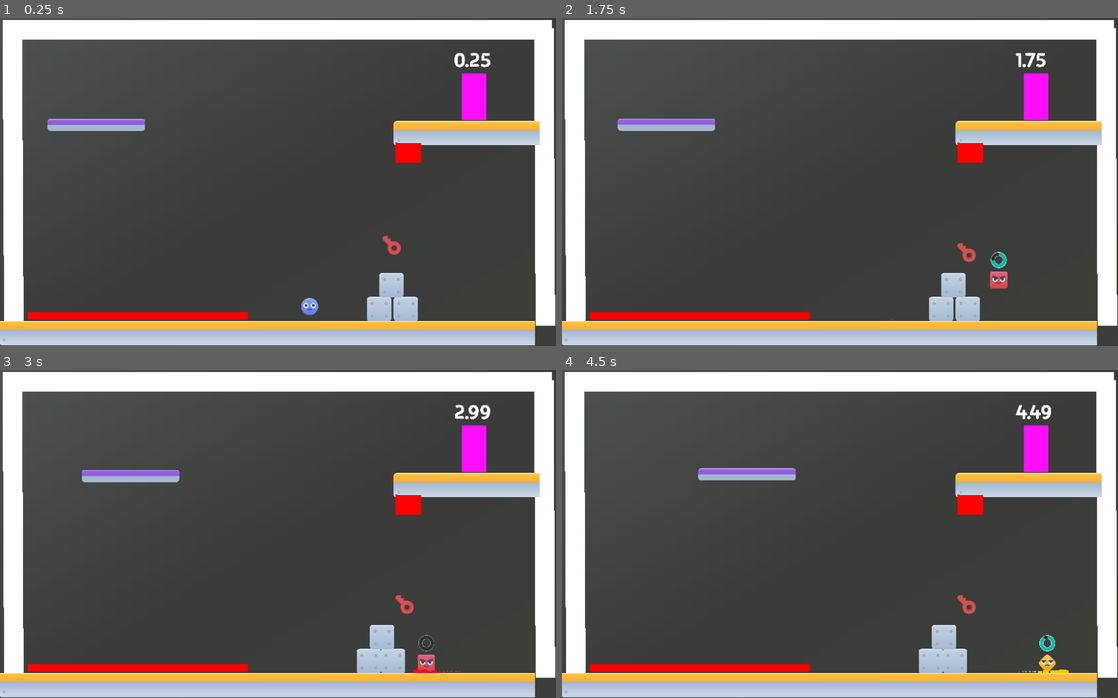
Above: before the commit, frames 1-4 (two rows, left to right).
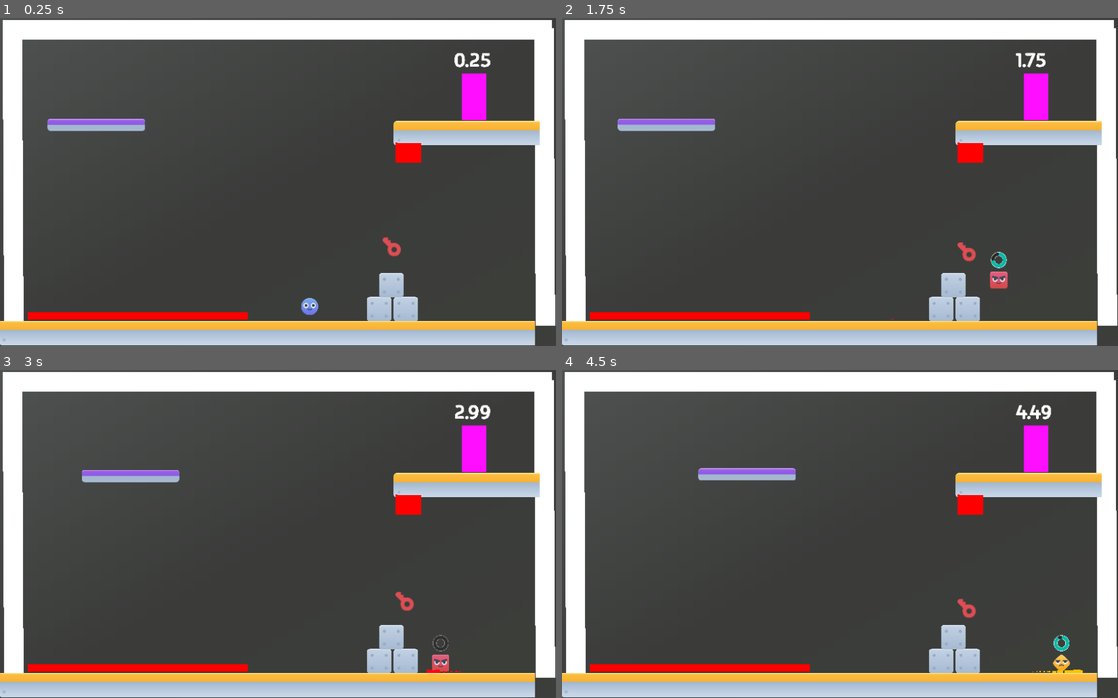
Above: after the commit, the same moments.

Repository: ownsupernoob2/shapeshift
Game: Godot game, scene res://scenes/levels/demo.tscn
Same seed, same stepped clock (60 frames per second), same inputs: the game is played once before the commit and once after it. This scene is started directly instead of the project's main scene.
Inputs (mouse positions are in pixels of both pictures, inside the frame that each line leads up to):
- Up to frame 1 (0.25 s): no input
- Up to frame 2 (1.75 s): move the mouse to (962, 165) at 0.52 s; hold Right (move_right) from 0.53 s (still down); tap 1 (circle) at 0.6 s; tap Up (move_up) at 0.77, 1.52 s; move the mouse to (728, 198) at 1.27 s; tap 3 (square) at 1.35 s
- Up to frame 3 (3 s): move the mouse to (333, 461) at 2.02 s; release Right (move_right) at 2.03 s; hold Left (move_left) 2.03-2.78 s; tap 2 (triangle) at 2.1 s; move the mouse to (250, 599) at 2.77 s; hold Right (move_right) from 2.78 s (still down); tap 1 (circle) at 2.85 s
- Up to frame 4 (4.5 s): tap Up (move_up) at 3.02, 3.77 s; move the mouse to (1006, 583) at 3.52 s; tap 3 (square) at 3.6 s; move the mouse to (673, 484) at 4.27 s; release Right (move_right) at 4.28 s; hold Left (move_left) from 4.28 s (still down); tap 2 (triangle) at 4.35 s

The runs differ from the first frame. In frame 1, less than 0.1% of the frame differs, in the area x 68-73%, y 66-73%; in frame 2, less than 0.1%; in frame 3, 1.1%; in frame 4, 1.2%, in the area x 64-94%, y 68-93%.

Commit message:
help

Diff:
--- a/scenes/key.tscn
+++ b/scenes/key.tscn
@@ -1,6 +1,6 @@
 [gd_scene load_steps=4 format=3 uid="uid://cr3bdgs7cr8jc"]
 
-[ext_resource type="Script" path="res://scene/key.gd" id="1_l8dd6"]
+[ext_resource type="Script" path="res://scripts/key.gd" id="1_8lkp3"]
 [ext_resource type="TileSet" uid="uid://nlvacd1bgtmg" path="res://assets/sprite/world.tres" id="2_6cxv7"]
 
 [sub_resource type="RectangleShape2D" id="RectangleShape2D_r0fkt"]
@@ -9,7 +9,7 @@
 [node name="Key" type="Area2D"]
 collision_layer = 7
 collision_mask = 3
-script = ExtResource("1_l8dd6")
+script = ExtResource("1_8lkp3")
 
 [node name="CollisionShape2D" type="CollisionShape2D" parent="."]
 position = Vector2(0.5, -1)
--- /dev/null
+++ b/scenes/level_name.tscn
@@ -0,0 +1,18 @@
+[gd_scene load_steps=4 format=3 uid="uid://bi2kwimix0xfq"]
+
+[ext_resource type="FontFile" uid="uid://d2um1g7tuuta4" path="res://assets/fonts/Madimi_One/MadimiOne-Regular.ttf" id="1_i8x7p"]
+[ext_resource type="Script" path="res://scenes/levels/name.gd" id="2_fhfmj"]
+
+[sub_resource type="LabelSettings" id="LabelSettings_1b3eo"]
+font = ExtResource("1_i8x7p")
+font_size = 70
+
+[node name="name" type="Label"]
+offset_left = 368.0
+offset_top = 160.0
+offset_right = 597.0
+offset_bottom = 253.0
+scale = Vector2(0.344592, 0.342052)
+text = "LEVEL 1"
+label_settings = SubResource("LabelSettings_1b3eo")
+script = ExtResource("2_fhfmj")
--- a/scenes/level_select.tscn
+++ b/scenes/level_select.tscn
@@ -127,6 +127,7 @@
 text = "2"
 
 [node name="Label" type="Label" parent="Level2"]
+layout_mode = 0
 offset_left = -8.0
 offset_top = -24.0
 offset_right = 32.0
@@ -141,6 +142,7 @@
 text = "3"
 
 [node name="Label" type="Label" parent="Level3"]
+layout_mode = 0
 offset_left = -8.0
 offset_top = -24.0
 offset_right = 32.0
@@ -155,6 +157,7 @@
 text = "4"
 
 [node name="Label" type="Label" parent="Level4"]
+layout_mode = 0
 offset_left = -8.0
 offset_top = -24.0
 offset_right = 32.0
--- a/scenes/levels/level_1.tscn
+++ b/scenes/levels/level_1.tscn
@@ -1,9 +1,9 @@
-[gd_scene load_steps=15 format=3 uid="uid://cwid3bke3mkb"]
+[gd_scene load_steps=14 format=3 uid="uid://cwid3bke3mkb"]
 
 [ext_resource type="Script" path="res://scripts/game.gd" id="1_0urae"]
 [ext_resource type="Texture2D" uid="uid://uwdhg5eo2q83" path="res://assets/sprite/brick-1.png" id="2_lym6p"]
-[ext_resource type="Script" path="res://scenes/levels/name.gd" id="3_2gx3x"]
 [ext_resource type="PackedScene" uid="uid://dm8pfg3wjkktn" path="res://scenes/player.tscn" id="3_a6ri6"]
+[ext_resource type="PackedScene" uid="uid://bi2kwimix0xfq" path="res://scenes/level_name.tscn" id="3_w385j"]
 [ext_resource type="PackedScene" uid="uid://gyclghbovt4d" path="res://scenes/door.tscn" id="7_2qh6m"]
 [ext_resource type="FontFile" uid="uid://d2um1g7tuuta4" path="res://assets/fonts/Madimi_One/MadimiOne-Regular.ttf" id="7_u40l7"]
 [ext_resource type="PackedScene" uid="uid://cmivsxpmp1yq6" path="res://scenes/pause_menu.tscn" id="8_2g1v6"]
@@ -22,10 +22,6 @@
 [sub_resource type="LabelSettings" id="LabelSettings_ih4p6"]
 font = ExtResource("7_u40l7")
 font_size = 40
-
-[sub_resource type="LabelSettings" id="LabelSettings_1b3eo"]
-font = ExtResource("7_u40l7")
-font_size = 70
 
 [sub_resource type="RectangleShape2D" id="RectangleShape2D_58imm"]
 size = Vector2(517.818, 20)
@@ -58,15 +54,7 @@
 GOAL: ESCAPE"
 label_settings = SubResource("LabelSettings_ih4p6")
 
-[node name="name" type="Label" parent="Level 1"]
-offset_left = 368.0
-offset_top = 160.0
-offset_right = 597.0
-offset_bottom = 253.0
-scale = Vector2(0.344592, 0.342052)
-text = "LEVEL 1"
-label_settings = SubResource("LabelSettings_1b3eo")
-script = ExtResource("3_2gx3x")
+[node name="name" parent="Level 1" instance=ExtResource("3_w385j")]
 
 [node name="Brick-1" type="Sprite2D" parent="Level 1"]
 visible = false
--- /dev/null
+++ b/scripts/key.gd
@@ -0,0 +1,20 @@
+extends Area2D
+
+@export var amplitude: float = 5.0
+@export var frequency: float = 2.0
+@export var offset: float = 0.0
+
+var time: float = 0.0
+var base_y: float = 0.0
+
+func _ready() -> void:
+	base_y = position.y
+
+func _physics_process(delta: float) -> void:
+	time += delta
+
+	if abs(position.y - (base_y + amplitude * sin(time * frequency + offset))) > amplitude * 2:
+		base_y = position.y
+
+	var target_y = base_y + amplitude * sin(time * frequency + offset)
+	position.y = lerp(position.y, target_y, 0.1)
--- a/scripts/player.gd
+++ b/scripts/player.gd
@@ -84,7 +84,8 @@
 
 		for i in get_slide_collision_count():
 			var c = get_slide_collision(i)
-			if type == Types.SQUARE:
+			print(c)
+			if type == Types.SQUARE and not _ray_down():
 				set_collision_mask_value(1, false)
 			else:
 				set_collision_mask_value(1, true)
